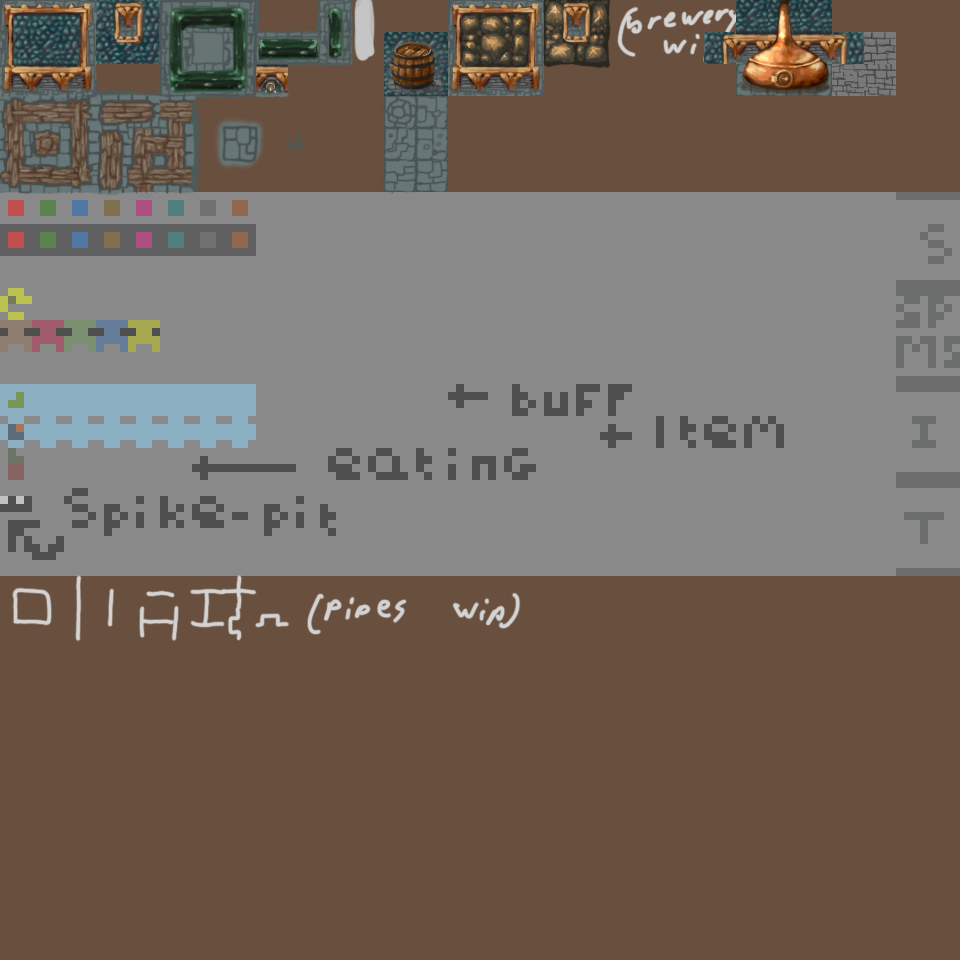
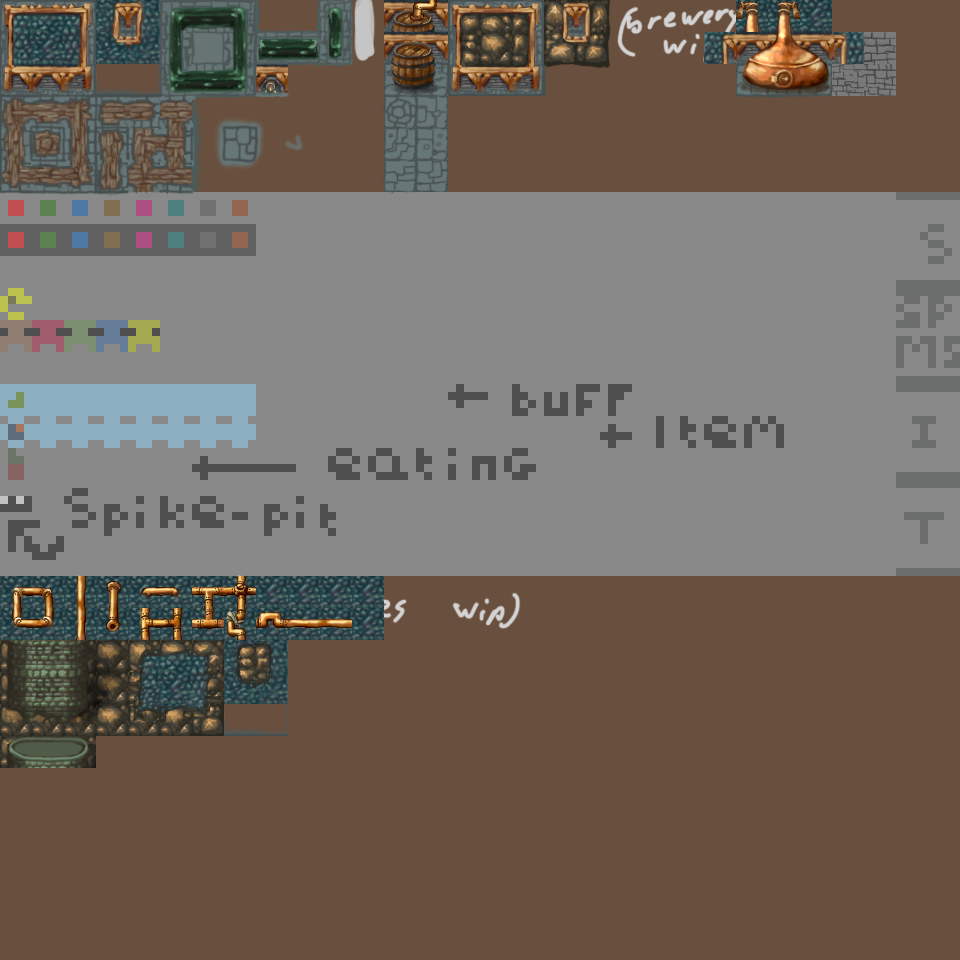
The second 960 × 960 image is a revision of the first. Changes to its layers:
removed layer "Layer 26" over (x1=460, y1=0, x2=584, y2=70)
removed layer "Layer 27" over (x1=119, y1=0, x2=584, y2=69)
added layer "Layer 51" above "Layer 43" over (x1=0, y1=735, x2=96, y2=764)
added layer "Layer 43" above "Layer 50" over (x1=139, y1=591, x2=182, y2=602)
added layer "Layer 50" above "Layer 49" over (x1=0, y1=736, x2=96, y2=768)
added layer "Layer 49" above "Layer 47" over (x1=5, y1=637, x2=131, y2=729)
added layer "Layer 47" above "Layer 48" over (x1=0, y1=640, x2=275, y2=736)
added layer "Layer 48" above "Layer 46" over (x1=128, y1=640, x2=288, y2=736)
added layer "Layer 44" above "Layer 42" over (x1=384, y1=0, x2=448, y2=32)
added layer "Layer 42" above "Layer 39" over (x1=11, y1=576, x2=352, y2=640)
added layer "Layer 39" above "Group 2" over (x1=0, y1=576, x2=384, y2=640)
added group "Group 2" with 11 layers above "Group 1" over (x1=0, y1=0, x2=832, y2=195)
added layer "Layer 37" in group "Group 2" over (x1=96, y1=12, x2=160, y2=41)
added layer "Layer 35" in group "Group 2" over (x1=28, y1=0, x2=832, y2=99)
moved "Layer 25" into group "Group 2", painted on it over (x1=0, y1=0, x2=801, y2=195)
removed layer "Layer 9" (was color) over (x1=186, y1=16, x2=437, y2=152)
moved "Layer 23" into group "Group 2" over (x1=0, y1=0, x2=423, y2=125)
moved "Layer 24" into group "Group 2" over (x1=158, y1=0, x2=272, y2=98)
moved "Group 1 copy" into group "Group 2" over (x1=0, y1=0, x2=448, y2=195)
added layer "Layer 32" above "Layer 29" over (x1=744, y1=0, x2=760, y2=32)
added layer "Layer 34" above "Layer 41" over (x1=96, y1=0, x2=160, y2=64)
added layer "Layer 41" above "Layer 40" over (x1=383, y1=62, x2=448, y2=96)
added layer "Layer 40" above "Layer 6" over (x1=384, y1=32, x2=448, y2=64)
painted on "Layer 6" over (x1=23, y1=17, x2=437, y2=152)
…and 5 more changes (3 added, 2 stack)
